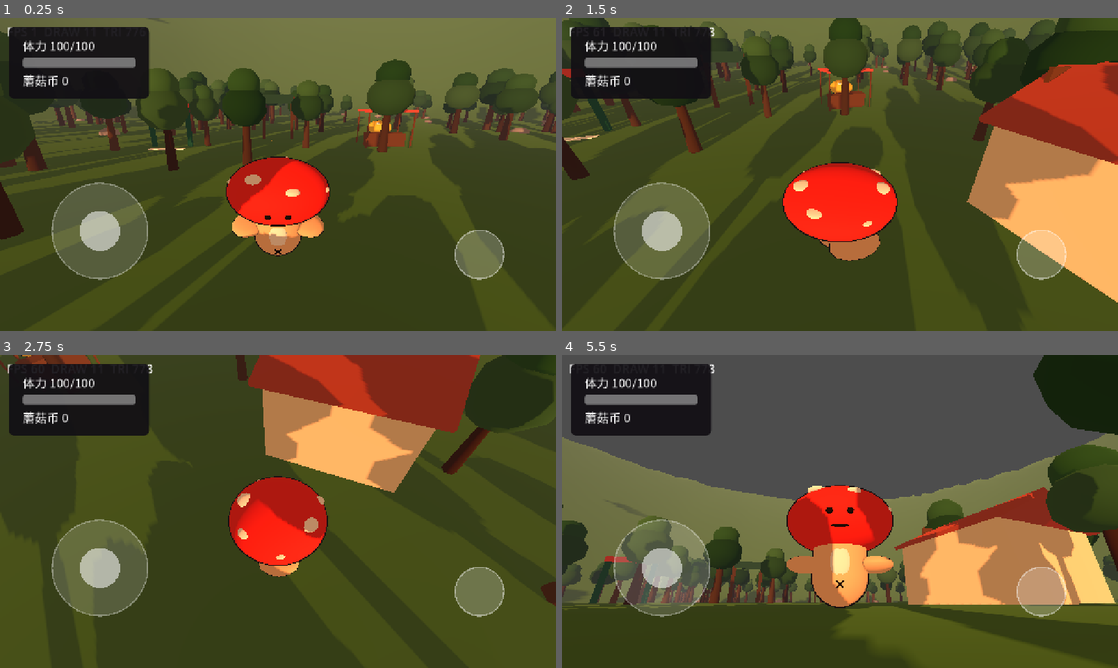
Above: before the commit, frames 1-4 (two rows, left to right).
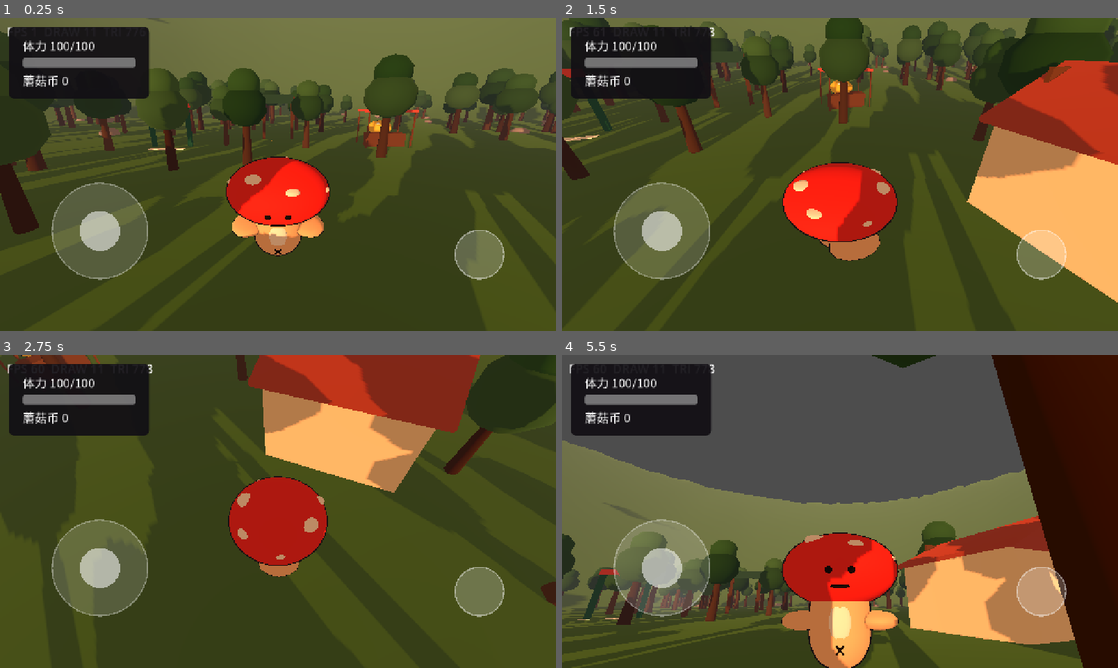
Above: after the commit, the same moments.

Repository: tuzkimo/fungi-party
Game: Godot game, scene res://game/main.tscn
Two runs of this game, one before a commit and one after it. Both use one fixed random seed, a clock stepped at 60 frames per second and the inputs below.
Inputs (mouse positions are in pixels of both pictures, inside the frame that each line leads up to):
- Up to frame 1 (0.25 s): no input
- Up to frame 2 (1.5 s): move the mouse to (962, 158) at 0.52 s; hold D (move_right) 0.53-1.25 s; hold Ctrl (orbit) 0.53-1.25 s; click (962, 158) at 0.67 s; tap Space (jump) at 0.77 s; drag from (728, 190) to (812, 237) at 1.27 s
- Up to frame 3 (2.75 s): tap Enter at 2 s; move the mouse to (333, 442) at 2.02 s; hold D (move_right) from 2.03 s (still down); hold Ctrl (orbit) from 2.03 s (still down)
- Up to frame 4 (5.5 s): release D (move_right) at 2.75 s; release Ctrl (orbit) at 2.75 s; drag from (812, 574) to (673, 464) at 2.77 s; tap Space (jump) at 3.5, 3.77 s; move the mouse to (1006, 558) at 3.52 s; hold A (move_left) 3.53-4.25 s; hold Ctrl (orbit) 3.53-4.25 s; drag from (673, 464) to (756, 433) at 4.27 s; tap Enter at 5 s; move the mouse to (867, 511) at 5.02 s; hold S (move_back) from 5.03 s (still down); hold Ctrl (orbit) from 5.03 s (still down); click (867, 511) at 5.17 s

The runs differ from the first frame. In frame 1, 2.6% of the frame differs, in the area x 0-94%, y 11-71%; in frame 2, 4.5%; in frame 3, 3.3%; in frame 4, 38%, in the area x 0-100%, y 0-100%.

Commit message:
v3：修抬头穿地、再来一局空引用、两个 POI 的碰撞和挡路的树

Diff:
--- a/game/camera/cam_rig.gd
+++ b/game/camera/cam_rig.gd
@@ -12,6 +12,8 @@
 
 const PITCH_MIN := -1.2217305   # -70°
 const PITCH_MAX := 0.3839724    # +22°：抬头能看见天
+## 相机离地的最小高度：抬头到顶时相机会被甩到地面以下，靠抬高支点补回来
+const CAM_MIN_HEIGHT := 0.9
 
 var _pitch := -0.3141593        # -18°
 var _yaw := 0.0
@@ -41,6 +43,12 @@
 	return maxf(length, min_length)
 
 
+## 支点该抬多高：抬头时相机沿 -Y 甩出去 arm_length * sin(pitch)，
+## 补到相机至少还有 min_height 离地。低头时不动（sin 为负）。
+static func pivot_lift(follow_height: float, pitch: float, arm_length: float, min_height: float) -> float:
+	return maxf(follow_height, sin(pitch) * arm_length + min_height)
+
+
 func _unhandled_input(event: InputEvent) -> void:
 	if event is InputEventMouseMotion and Input.is_action_pressed("orbit"):
 		_apply_drag(event.relative)
@@ -61,7 +69,8 @@
 func _physics_process(_delta: float) -> void:
 	var target := get_node_or_null(target_path) as Node3D
 	if target != null:
-		global_position = target.global_position + Vector3.UP * follow_height
+		var lift := CamRig.pivot_lift(follow_height, _pitch, requested_length, CAM_MIN_HEIGHT)
+		global_position = target.global_position + Vector3.UP * lift
 	rotation = Vector3(_pitch, _yaw, 0.0)
 
 	var distance := requested_length
--- a/game/config.gd
+++ b/game/config.gd
@@ -83,6 +83,11 @@
 const MEAL_ANIMATION_SECONDS := 1.2
 const TENT_POS := Vector3(-8.0, 0.0, 2.0)
 const RESTAURANT_POS := Vector3(8.0, 0.0, 2.0)
+## 六个 POI 的位置（和 forest.tscn 里摆的一致）：树和石头不往它们跟前长
+const POI_SPOTS: Array[Vector3] = [
+	Vector3(0.0, 0.0, -14.0), Vector3(7.0, 0.0, -11.0), Vector3(-7.0, 0.0, -11.0),
+	Vector3(0.0, 0.0, 11.0), TENT_POS, RESTAURANT_POS,
+]
 const SUN_DISTANCE := 120.0
 const SUN_RADIUS := 4.5
 const MOON_RADIUS := 3.2
--- a/game/minigame/bomb.gd
+++ b/game/minigame/bomb.gd
@@ -34,7 +34,9 @@
 
 func _ready() -> void:
 	if not Save.spend_stamina(Config.STAMINA_COST_BOMB):
-		# 体力不够就别开始，直接回森林；_ready 里换场景要延后
+		# 体力不够就别开始，直接回森林；_ready 里换场景要延后，
+		# 这期间 UI 还没建好，别再 tick
+		set_physics_process(false)
 		call_deferred("_bail_to_forest")
 		return
 	Controls.ensure()
--- a/game/minigame/race.gd
+++ b/game/minigame/race.gd
@@ -37,7 +37,9 @@
 
 func _ready() -> void:
 	if not Save.spend_stamina(Config.STAMINA_COST_RACE):
-		# 体力不够就别开始，直接回森林；_ready 里换场景要延后
+		# 体力不够就别开始，直接回森林；_ready 里换场景要延后，
+		# 这期间 UI 还没建好，别再 tick
+		set_physics_process(false)
 		call_deferred("_bail_to_forest")
 		return
 	Controls.ensure()
--- a/game/world/forest_gen.gd
+++ b/game/world/forest_gen.gd
@@ -10,17 +10,33 @@
 @export var clear_radius := 6.0
 
 const TRUNK_TRIS_SEGMENTS := 6
+## POI 跟前的净空：树长进帐篷/饭店里比空地难看
+const POI_CLEARANCE := 3.5
 
 
-static func scatter_positions(rng: RandomNumberGenerator, count: int, radius: float, clear: float) -> Array[Vector3]:
+static func scatter_positions(
+	rng: RandomNumberGenerator, count: int, radius: float, clear: float,
+	keep_out: Array[Vector3] = []
+) -> Array[Vector3]:
 	var result: Array[Vector3] = []
 	for i in count:
 		var angle := rng.randf() * TAU
 		var distance := sqrt(rng.randf()) * radius
 		if distance < clear:
 			distance = clear + (radius - clear) * rng.randf() * 0.1
-		result.append(Vector3(cos(angle) * distance, 0.0, sin(angle) * distance))
+		result.append(_push_out(Vector3(cos(angle) * distance, 0.0, sin(angle) * distance), keep_out))
 	return result
+
+
+## 只把挡路的推出去，别的树保持原位：整片森林不重排。
+static func _push_out(spot: Vector3, keep_out: Array[Vector3]) -> Vector3:
+	for poi in keep_out:
+		var offset := spot - poi
+		offset.y = 0.0
+		if offset.length() >= POI_CLEARANCE:
+			continue
+		spot = poi + (offset.normalized() if offset.length() > 0.01 else Vector3.RIGHT) * POI_CLEARANCE
+	return spot
 
 
 func _ready() -> void:
@@ -34,7 +50,7 @@
 
 	var rng := RandomNumberGenerator.new()
 	rng.seed = seed_value
-	var spots := ForestGen.scatter_positions(rng, tree_count, radius, clear_radius)
+	var spots := ForestGen.scatter_positions(rng, tree_count, radius, clear_radius, Config.POI_SPOTS)
 
 	var trunk_mesh := CylinderMesh.new()
 	trunk_mesh.top_radius = 0.16
@@ -96,7 +112,7 @@
 	rock_mesh.radial_segments = 8
 	rock_mesh.rings = 4
 
-	var spots := ForestGen.scatter_positions(rng, rock_count, radius, clear_radius)
+	var spots := ForestGen.scatter_positions(rng, rock_count, radius, clear_radius, Config.POI_SPOTS)
 	var rocks := _multimesh("Rocks", rock_mesh, rock_count, rng)
 	for i in spots.size():
 		var scale_factor := rng.randf_range(0.5, 1.6)
--- a/game/world/restaurant.gd
+++ b/game/world/restaurant.gd
@@ -47,6 +47,17 @@
 	sign_bowl.material_override = _solid(BOWL)
 	add_child(sign_bowl)
 
+	# 整栋房子的碰撞：相机射线拦得住，玩家也进不去（本来就不做室内）
+	var shell := StaticBody3D.new()
+	shell.name = "Shell"
+	add_child(shell)
+	var shell_shape := CollisionShape3D.new()
+	var shell_box := BoxShape3D.new()
+	shell_box.size = Vector3(4.4, 2.9, 4.0)
+	shell_shape.shape = shell_box
+	shell_shape.position = Vector3(0.0, 1.45, 0.0)
+	shell.add_child(shell_shape)
+
 	_area = Area3D.new()
 	_area.name = "Trigger"
 	_area.position = Vector3(0.0, 1.0, -3.2)
--- a/game/world/tent.gd
+++ b/game/world/tent.gd
@@ -43,6 +43,7 @@
 	add_child(roll_node)
 
 	_build_bed()
+	_build_shell()
 
 	_area = Area3D.new()
 	_area.name = "Trigger"
@@ -58,6 +59,21 @@
 ## 床的位置：DayLoop 把玩家插值到这里躺下。
 func bed_global_position() -> Vector3:
 	return $Bed.global_position
+
+
+## 两片斜布的碰撞：相机射线打得到，就不会钻进布里
+func _build_shell() -> void:
+	var shell := StaticBody3D.new()
+	shell.name = "Shell"
+	add_child(shell)
+	for side in [-1.0, 1.0]:
+		var shape := CollisionShape3D.new()
+		var box := BoxShape3D.new()
+		box.size = Vector3(3.0, 0.3, 3.4)
+		shape.shape = box
+		shape.position = Vector3(side * 1.3, 1.55, 0.0)
+		shape.rotation = Vector3(0.0, 0.0, -side * ROOF_ANGLE)
+		shell.add_child(shape)
 
 
 func _build_bed() -> void:
--- a/tests/test_camera.gd
+++ b/tests/test_camera.gd
@@ -26,3 +26,11 @@
 
 func test_can_look_up_at_the_sky() -> void:
 	check(CamRig.PITCH_MAX > 0.3, "俯仰上限能抬到天上看（实得 %.3f）" % CamRig.PITCH_MAX)
+
+
+func test_looking_up_keeps_camera_off_the_ground() -> void:
+	var arm := 4.0
+	var lift := CamRig.pivot_lift(1.6, CamRig.PITCH_MAX, arm, CamRig.CAM_MIN_HEIGHT)
+	var height := lift - sin(CamRig.PITCH_MAX) * arm
+	check(height >= CamRig.CAM_MIN_HEIGHT - 0.001, "抬头到顶相机仍在地面之上（实得 %.2f 米）" % height)
+	check_eq(CamRig.pivot_lift(1.6, -0.3141593, arm, CamRig.CAM_MIN_HEIGHT), 1.6, "默认低头时支点不额外抬高")
--- a/tests/test_terrain.gd
+++ b/tests/test_terrain.gd
@@ -20,3 +20,37 @@
 		steepest_ok = steepest_ok and slope > 1.0
 		d += 1.0
 	check(steepest_ok, "每一段坡度都 >45°（最缓 %.2f）" % worst)
+
+
+func test_scatter_keeps_pois_clear() -> void:
+	var pois: Array[Vector3] = [Config.TENT_POS, Config.RESTAURANT_POS]
+	var plain := ForestGen.scatter_positions(_rng(), 240, 52.0, 6.0)
+	var spots := ForestGen.scatter_positions(_rng(), 240, 52.0, 6.0, pois)
+	check_eq(spots.size(), 240, "树的数量不变")
+
+	var closest := 999.0
+	for s in spots:
+		for p in pois:
+			closest = minf(closest, Vector2(s.x - p.x, s.z - p.z).length())
+	check(closest >= ForestGen.POI_CLEARANCE, "POI 跟前不长树（最近的树 %.2f 米）" % closest)
+
+	# 只把挡路的树推出去，别的树保持原位，整片森林不重排
+	var moved := 0
+	var moved_only_offenders := true
+	for i in plain.size():
+		if plain[i] == spots[i]:
+			continue
+		moved += 1
+		var offending := false
+		for p in pois:
+			if Vector2(plain[i].x - p.x, plain[i].z - p.z).length() < ForestGen.POI_CLEARANCE:
+				offending = true
+		moved_only_offenders = moved_only_offenders and offending
+	check(moved > 0, "确实推走了挡路的树（%d 棵）" % moved)
+	check(moved_only_offenders, "没挡路的树一棵都没动")
+
+
+func _rng() -> RandomNumberGenerator:
+	var rng := RandomNumberGenerator.new()
+	rng.seed = 1
+	return rng
